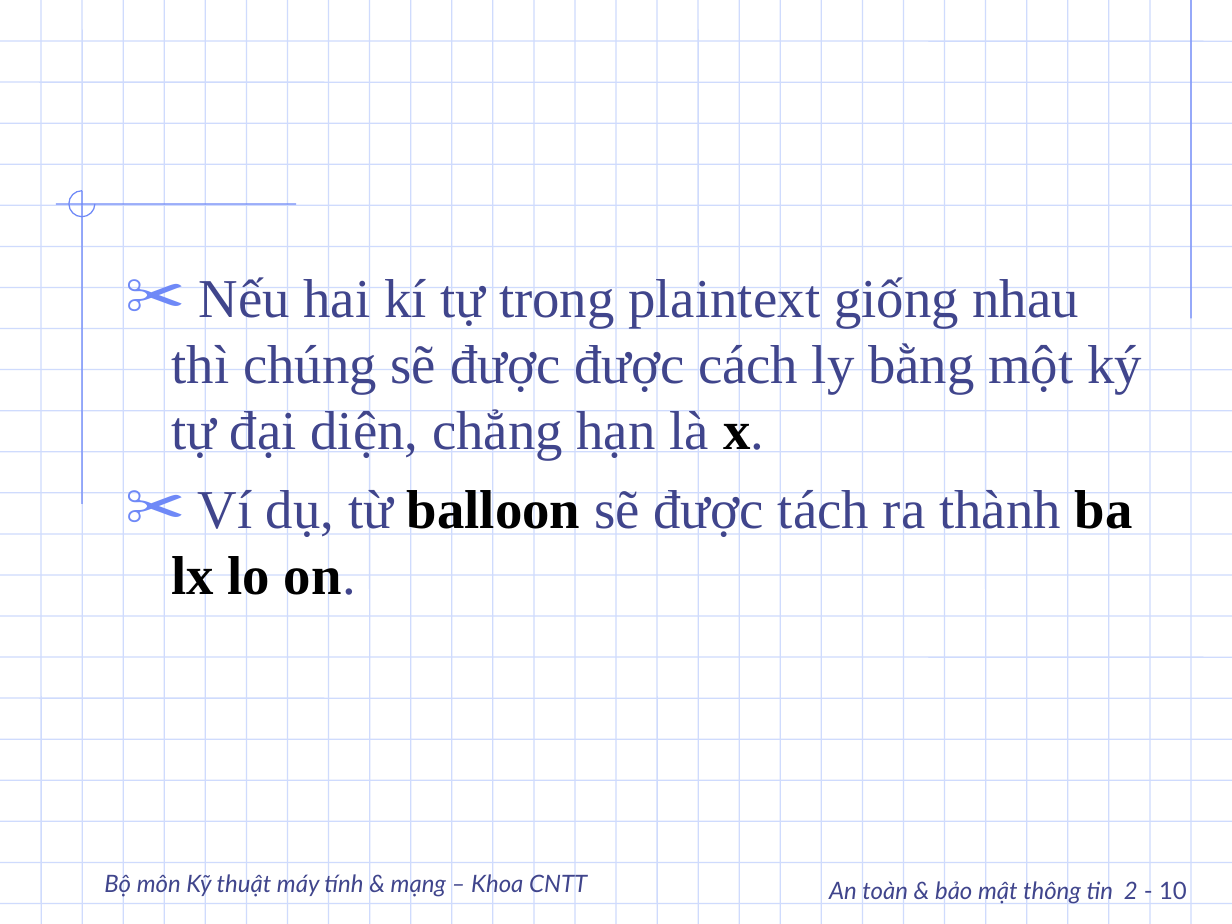
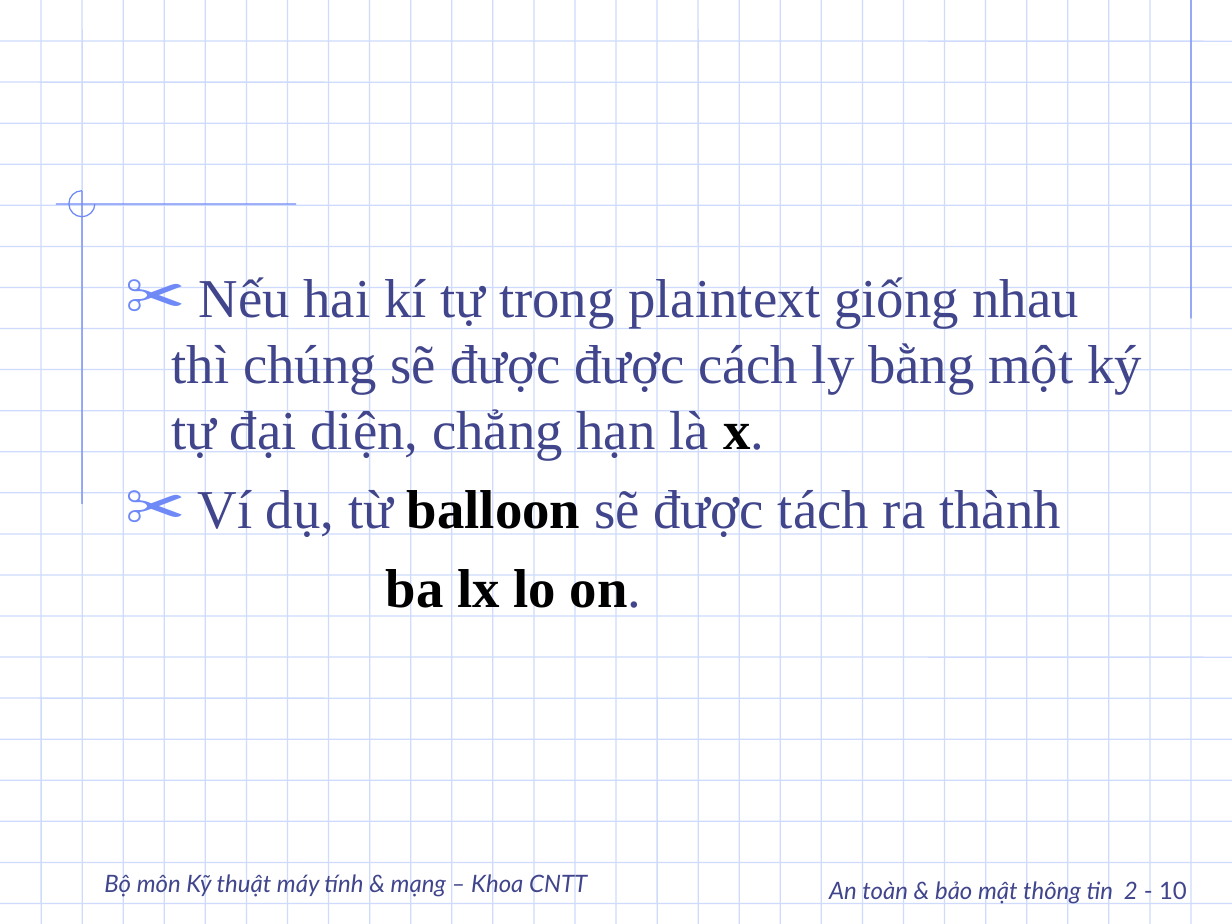
Before and after one commit to DangHieu19022004/ATTT, a slide deck: slide 10 of slide/Phan02_2.ppt. Drawn at 1232x924 pixels with LibreOffice and Linux fonts; fonts in the diff are those of the drawing; background and template pictures are left out. Boxes give left, top, right and bottom in pixels: in the first picture for what was removed or moved away, otherwise in the second. Text is boxed around its words. In the diff, an @@ line names an element or a change of style, - is before the commit and + after.

```diff
--- a/slide/Phan02_2.ppt
+++ b/slide/Phan02_2.ppt
@@ text at (197,486,1061,618): text changed @@
-✂ Ví dụ, từ balloon sẽ được tách ra thành ba lx lo on.
+✂ Ví dụ, từ balloon sẽ được tách ra thành
+ba lx lo on.
```
Also in this commit, not shown: 11 other slides changed, 4 slides added, 40 other files.
